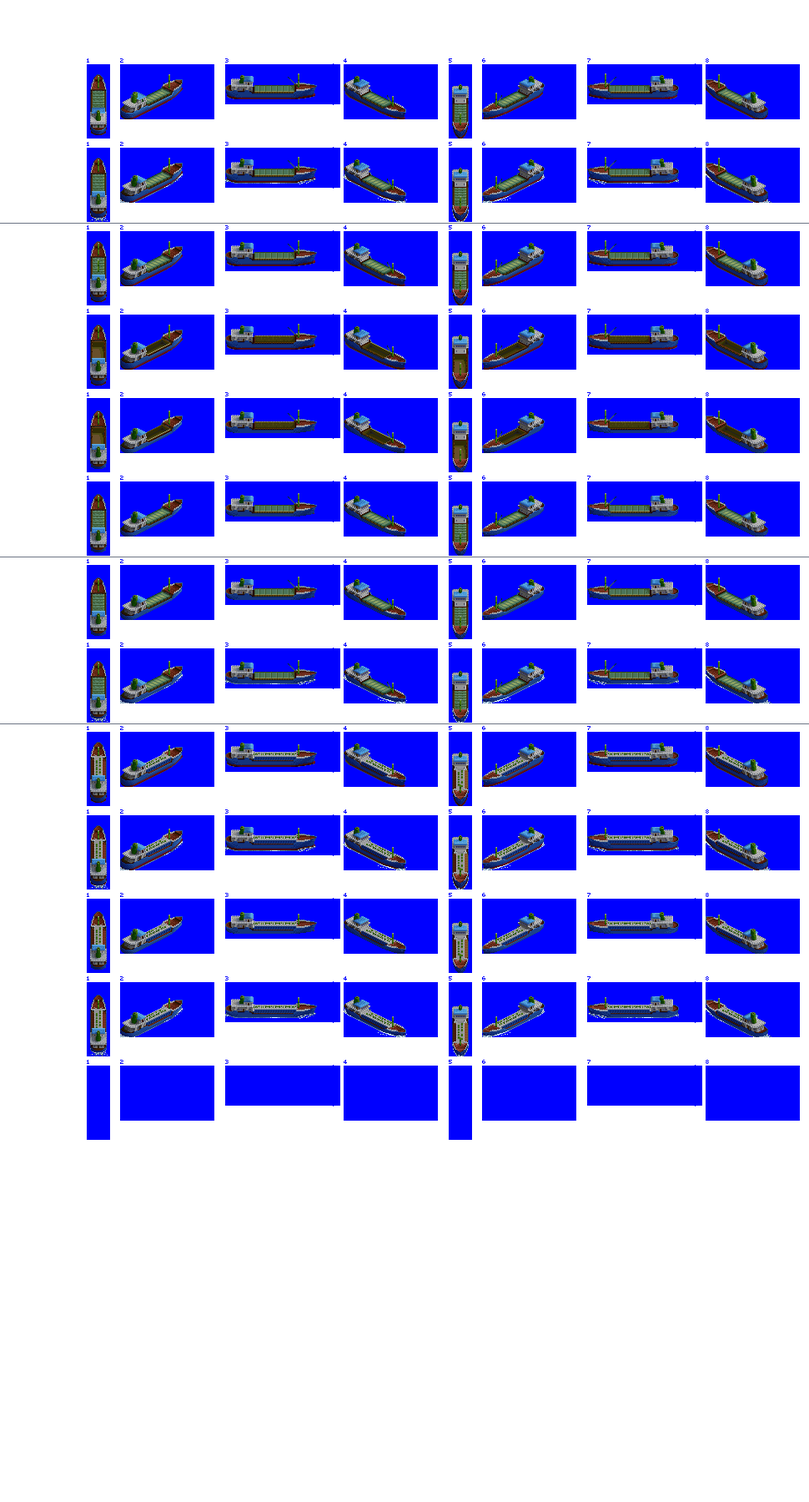
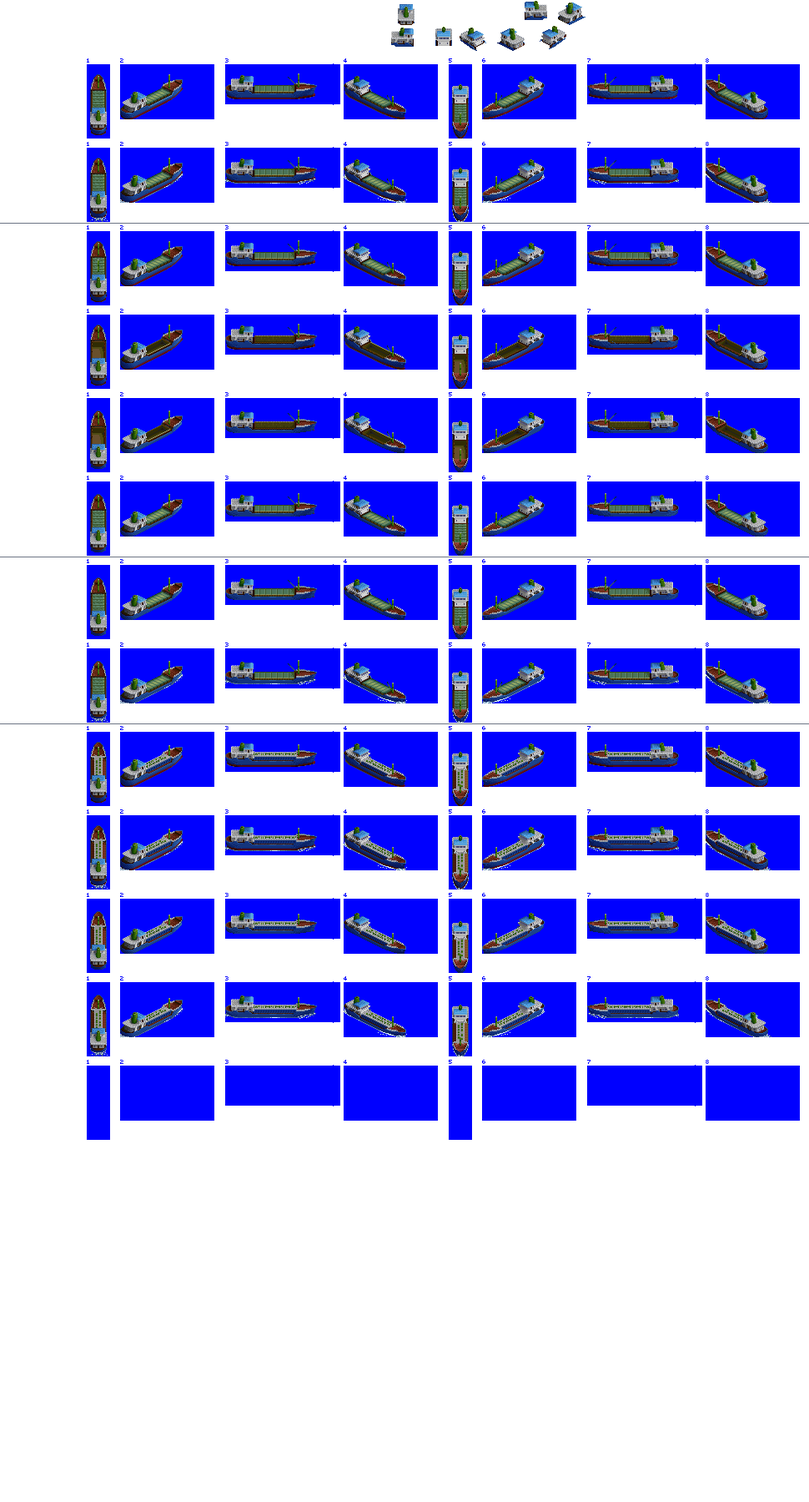
The second 809 x 1502 image is a revision of the first. Changes to its layers:
moved "Hatch Covers" above "tanker" over [91, 85, 739, 710]
added layer "house with improved lighting" above "HoldOverlay" over [90, 0, 769, 1048]
